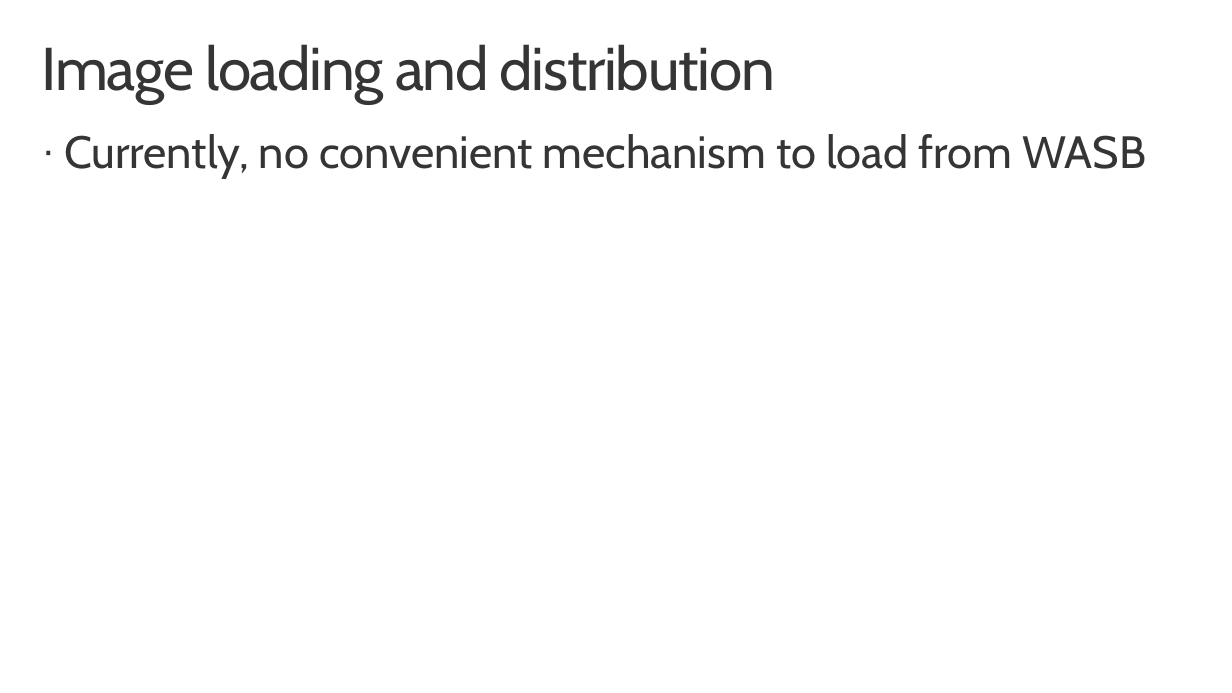
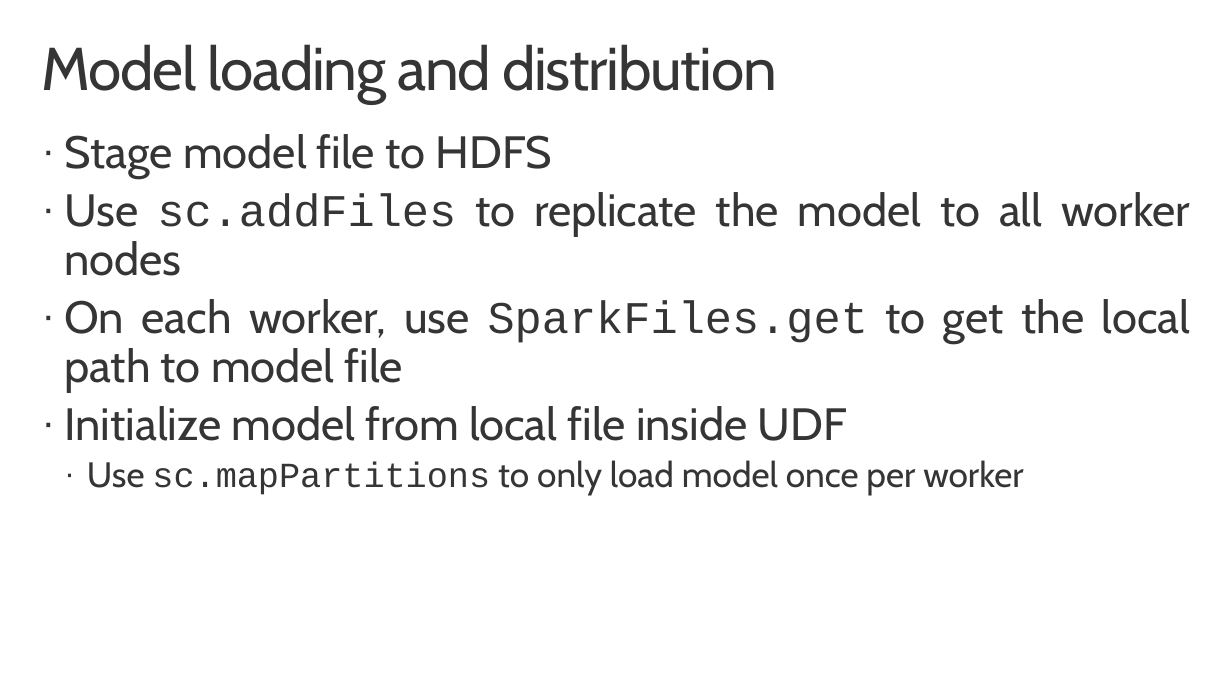
Before and after one commit to aiimmersion/aiimmersion-resources, a slide deck: slide 10 of Deep Learning and the Microsoft Cognitive Toolkit/CNTK on Spark/CNTK-PySpark.pptx. Drawn at 1232x693 pixels with LibreOffice and Linux fonts; fonts in the diff are those of the drawing; background and template pictures are left out. Boxes give left, top, right and bottom in pixels: in the first picture for what was removed or moved away, otherwise in the second. Text is boxed around its words. In the diff, an @@ line names an element or a change of style, - is before the commit and + after.

Commit message:
Update the CNTK on PySpark deck with new content

```diff
--- a/Deep Learning and the Microsoft Cognitive Toolkit/CNTK on Spark/CNTK-PySpark.pptx
+++ b/Deep Learning and the Microsoft Cognitive Toolkit/CNTK on Spark/CNTK-PySpark.pptx
@@ title at <box>42,44,777,103</box>: text changed @@
-Image loading and distribution
+Model loading and distribution
@@ text at <box>64,134,1190,495</box>: text changed @@
-· Currently, no convenient mechanism to load from WASB
+· Stage model file to HDFS
+· Use sc.addFiles to replicate the model to all worker nodes
+· On each worker, use SparkFiles.get to get the local path to model file
+· Initialize model from local file inside UDF
+  · Use sc.mapPartitions to only load model once per worker
```
Also in this commit, not shown: 7 other slides changed, 1 slide added, 1 slide removed.
